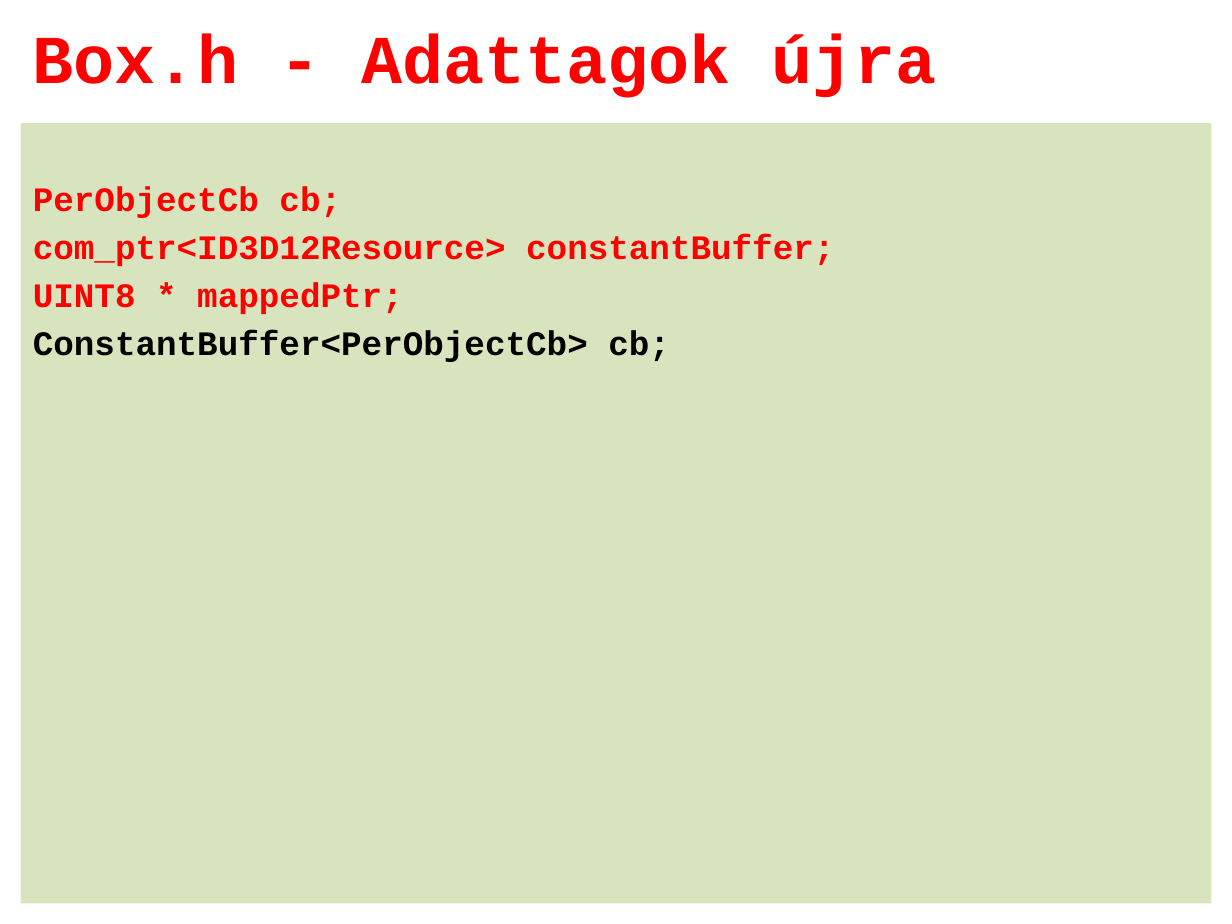
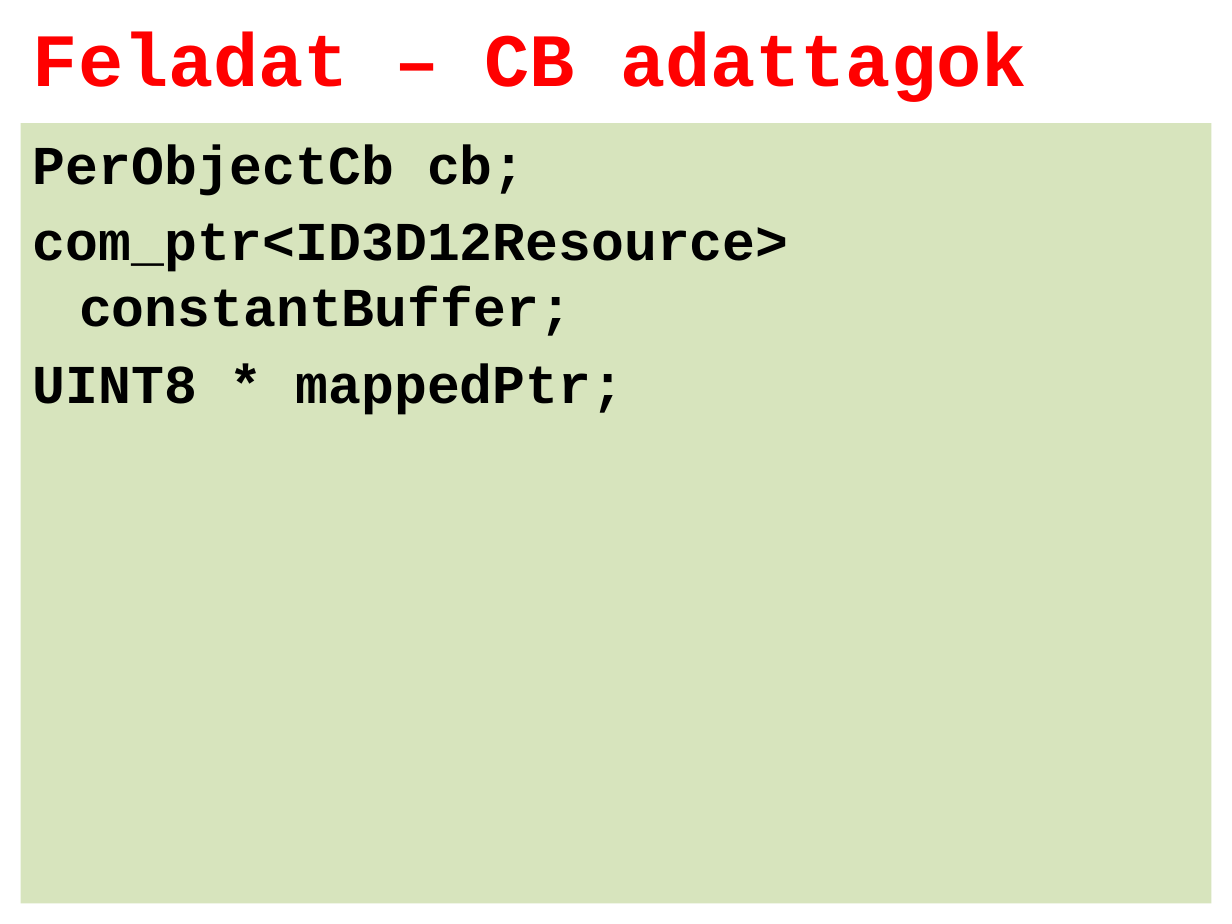
Before and after one commit to szecsi/dx12, a slide deck: slide 16 of Slides/ggl002-Libraries.pptx (slide 21 before the commit). Drawn at 1232x924 pixels with LibreOffice and Linux fonts; fonts in the diff are those of the drawing; background and template pictures are left out. Boxes give left, top, right and bottom in pixels: in the first picture for what was removed or moved away, otherwise in the second. Text is boxed around its words. In the diff, an @@ line names an element or a change of style, - is before the commit and + after.

```diff
--- a/Slides/ggl002-Libraries.pptx
+++ b/Slides/ggl002-Libraries.pptx
@@ title at box(33, 32, 1027, 102): text changed; size 40 to 44 pt @@
-Box.h - Adattagok újra
+Feladat – CB adattagok
@@ text "PerObjectCb cb;" at box(21, 123, 1212, 903): size 20 to 32 pt, text colour #FF0000 to #000000; more space between paragraphs @@
@@ text at box(33, 330, 670, 362): paragraph removed @@
-ConstantBuffer<PerObjectCb> cb;
```
Also in this commit, not shown: 6 other slides changed, 7 slides added, 8 slides removed, 26 other files.
